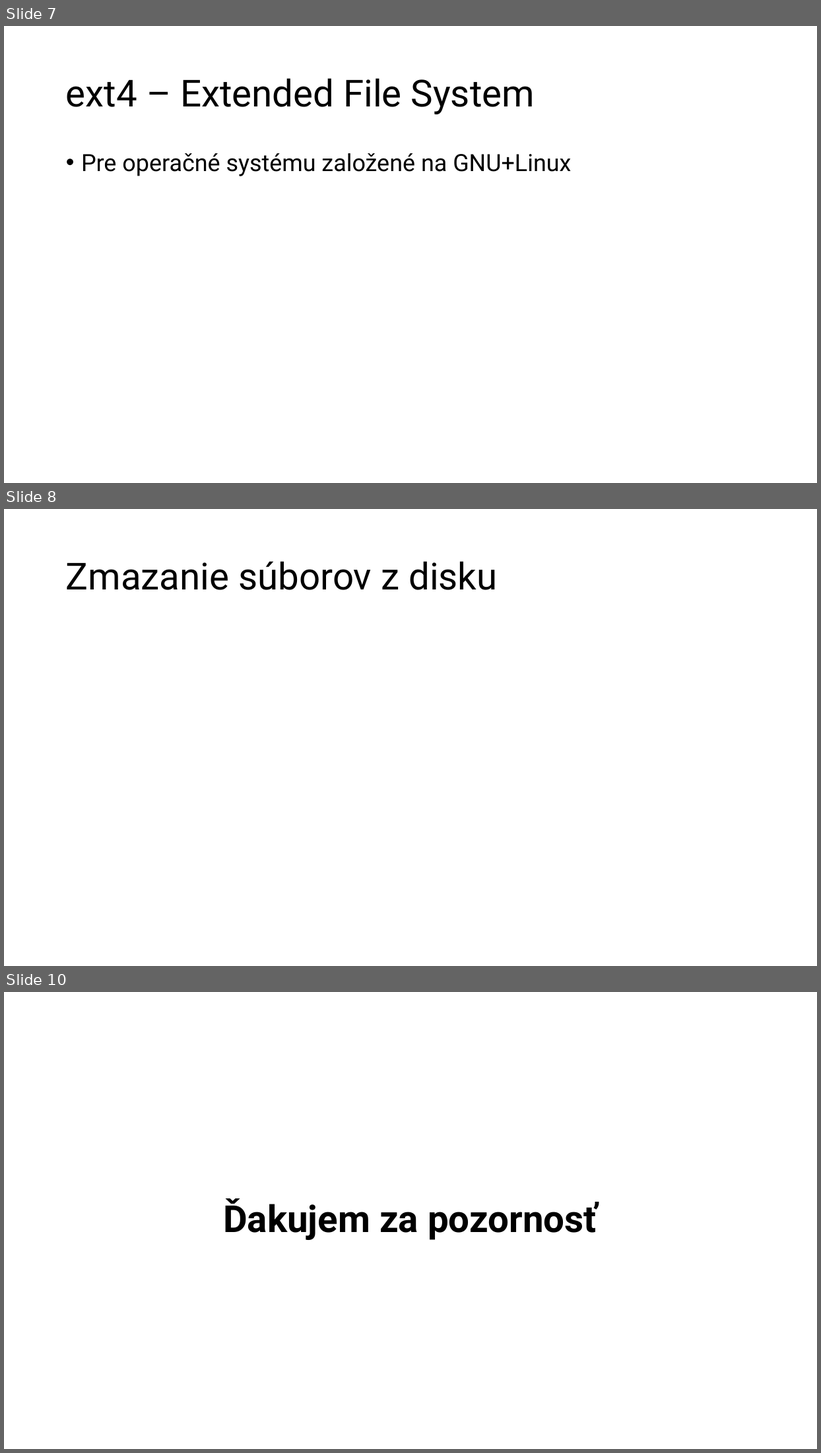
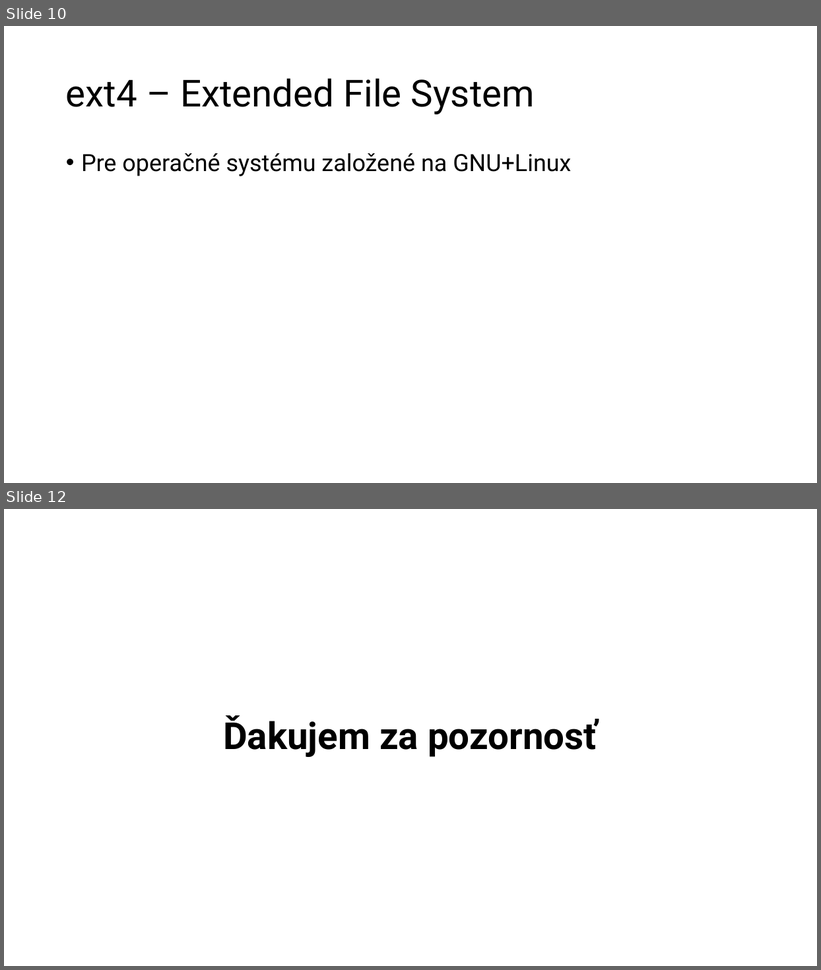
Before and after one commit to MeheheCedy22/PIB, a slide deck: ProgressReport1-Cederle-Marek.pptx. Shown one above the other, each under a label of ours: slides 7, 8 and 10 before the commit, slides 10 and 12 after it; the slides between them are not shown. The pictures are 821x1453 and 821x970 pixels, drawn with LibreOffice and Linux fonts; fonts in the diff are those of the drawing. Boxes give left, top, right and bottom in pixels: in the first picture for what was removed or moved away, otherwise in the second. Text is boxed around its words. In the diff, an @@ line names an element or a change of style, - is before the commit and + after.

```diff
--- a/ProgressReport1-Cederle-Marek.pptx
+++ b/ProgressReport1-Cederle-Marek.pptx
@@ slide 8 removed at <box>4,509,817,966</box>, background #FFFFFF @@
@@ title removed at <box>66,561,497,590</box> @@
-Zmazanie súborov z disku
@@ what was slide 7 is now slide 10 @@
@@ what was slide 10 is now slide 12 @@
```
Also in this commit, not shown: 4 slides added, 1 other slide removed, 3 other files.
